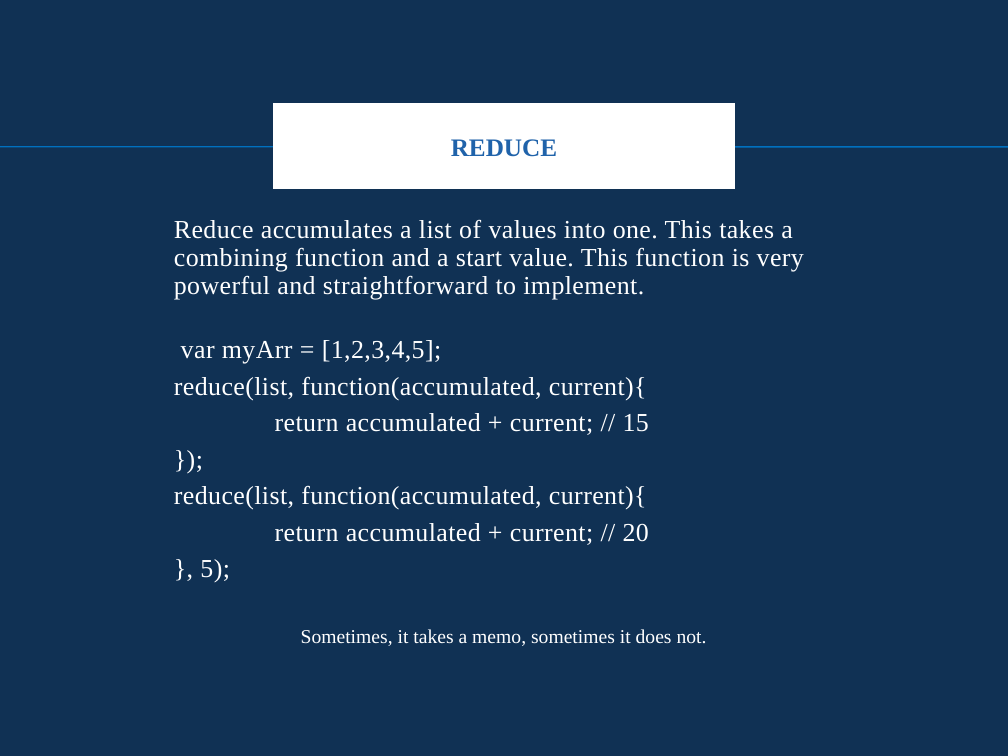
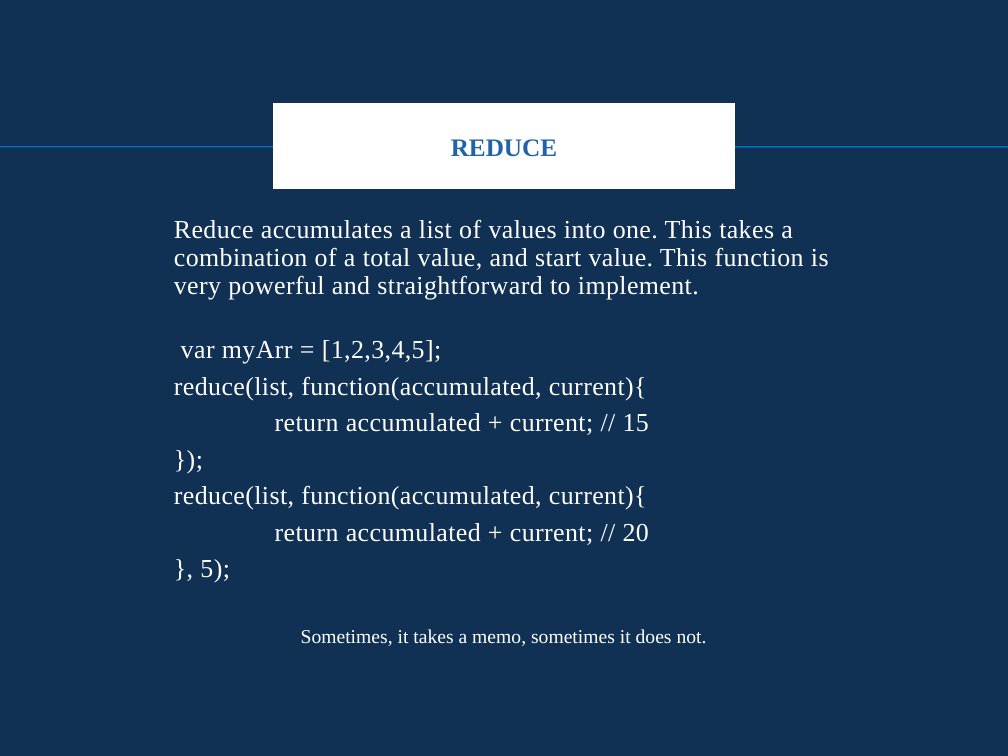
Before and after one commit to joksina/JS, a slide deck: slide 12 of HigherFunctions.pptx (slide 11 before the commit). Drawn at 1008x756 pixels with LibreOffice and Linux fonts; fonts in the diff are those of the drawing; background and template pictures are left out. Boxes give left, top, right and bottom in pixels: in the first picture for what was removed or moved away, otherwise in the second. Text is boxed around its words. In the diff, an @@ line names an element or a change of style, - is before the commit and + after.

Commit message:
t
t

```diff
--- a/HigherFunctions.pptx
+++ b/HigherFunctions.pptx
@@ text at [174,219,829,300]: text changed @@
-Reduce accumulates a list of values into one. This takes a combining function and a start value. This function is very powerful and straightforward to implement.
+Reduce accumulates a list of values into one. This takes a combination of a total value, and start value. This function is very powerful and straightforward to implement.
```
Also in this commit, not shown: 3 other slides changed, 1 slide added.
